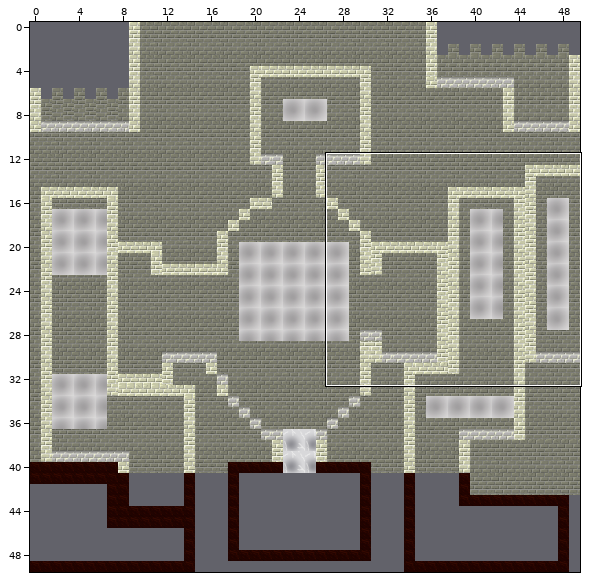
Two versions of a level (Tiled map (JSON), tiled/premierNiveau.json). Above: a wide view before the commit, with the close-up outlined.
Close-up. First the earlier version:
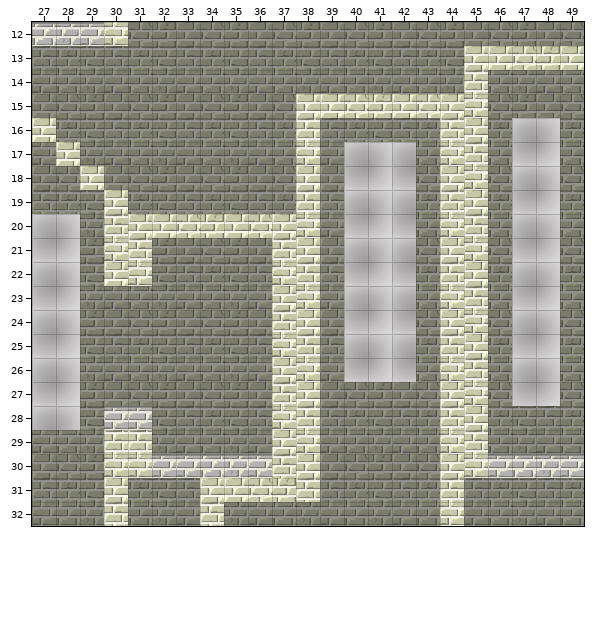
Cells are 32x32 px. Shown: x 27..49, y 12..32. The commit also changed other parts of the map, which this record leaves out.
The result:
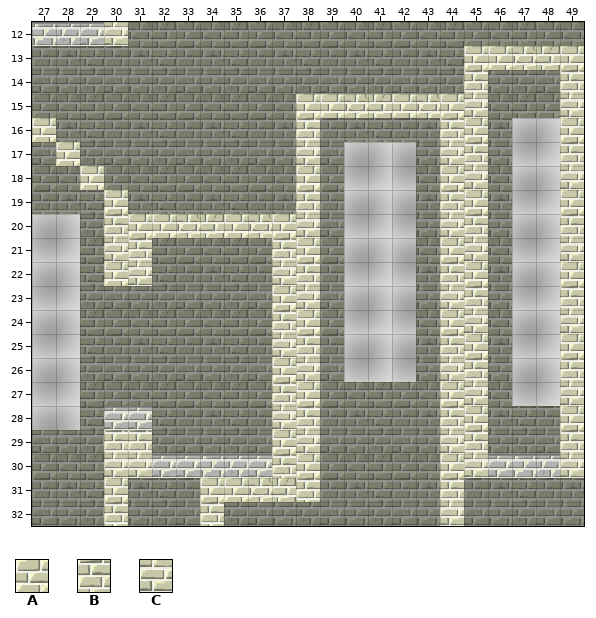
Key: from "tileset": A 0, B 50, C 100.
_ is an empty cell.
Changes in this commit:
{"where": "layer \"deco\""}
{"y":14,"x":49,"old":"_","new":"B"}
{"y":15,"x":49,"old":"_","new":"C"}
{"y":16,"x":49,"old":"_","new":"A"}
{"y":17,"x":49,"old":"_","new":"B"}
{"y":18,"x":49,"old":"_","new":"C"}
{"y":19,"x":49,"old":"_","new":"A"}
{"y":20,"x":49,"old":"_","new":"B"}
{"y":21,"x":49,"old":"_","new":"C"}
{"y":22,"x":49,"old":"_","new":"A"}
{"y":23,"x":49,"old":"_","new":"B"}
{"y":24,"x":49,"old":"_","new":"C"}
{"y":25,"x":49,"old":"_","new":"A"}
{"y":26,"x":49,"old":"_","new":"B"}
{"y":27,"x":49,"old":"_","new":"C"}
{"y":28,"x":49,"old":"_","new":"A"}
{"y":29,"x":49,"old":"_","new":"B"}
{"y":30,"x":49,"old":"_","new":"C"}
{"label":"added","picture_box":[560,70,584,477]}
